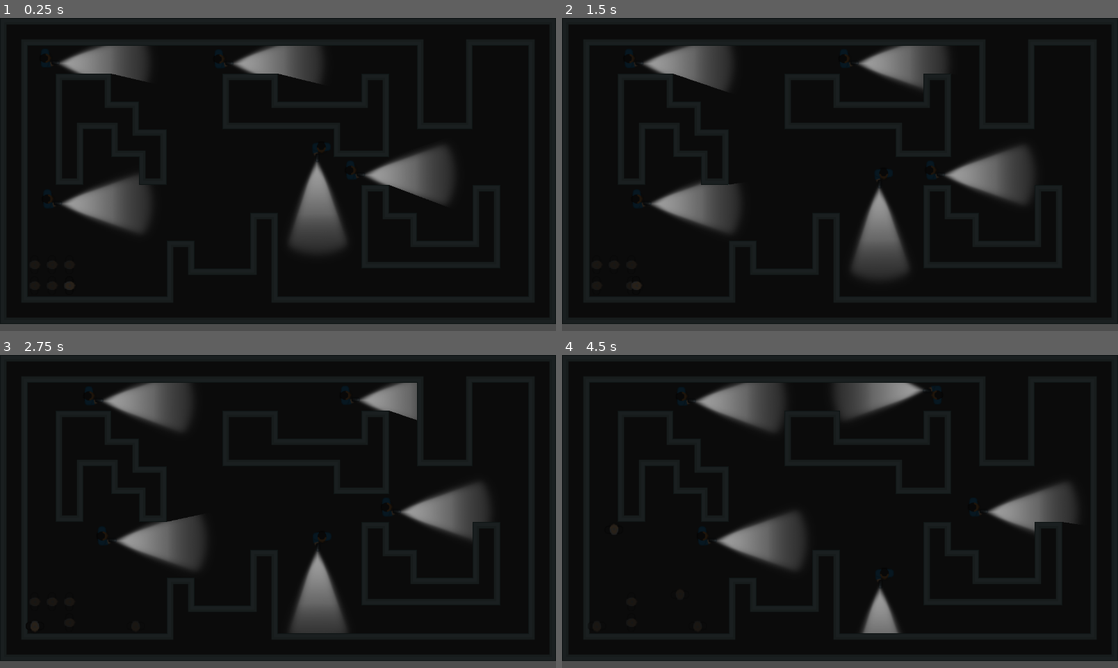
Above: before the commit, frames 1-4 (two rows, left to right).
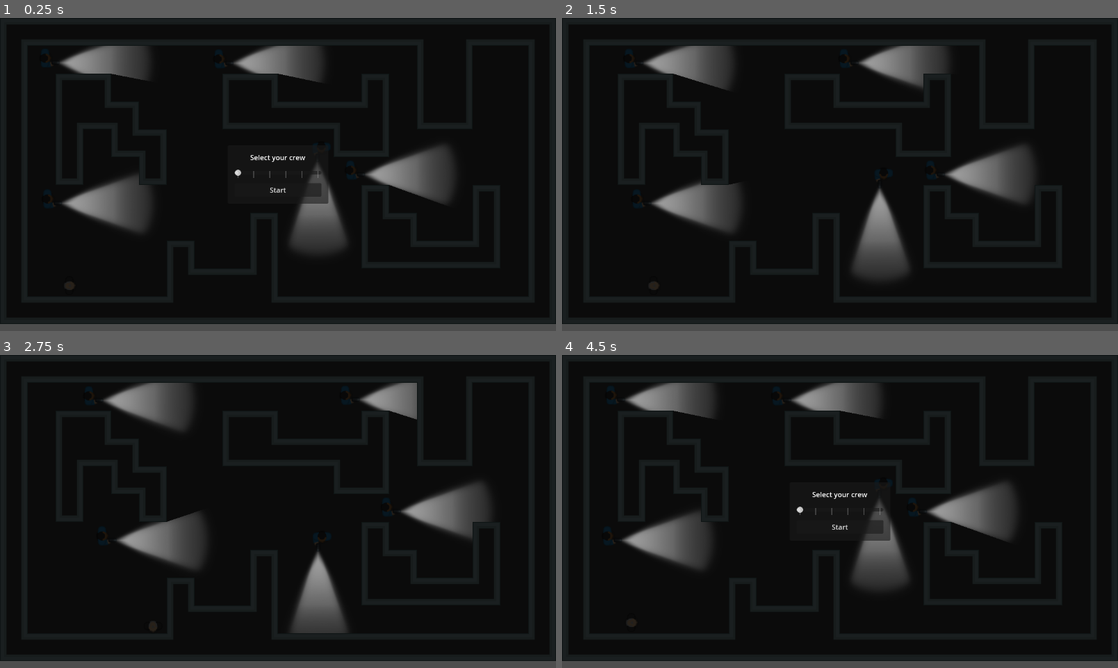
Above: after the commit, the same moments.

Repository: stesim/stammheim
Game: Godot game, scene res://sandbox.tscn
The game is run twice, just before and just after one commit, with the same random seed, the same clock (stepped at 60 frames per second) and the same inputs.
Inputs (mouse positions are in pixels of both pictures, inside the frame that each line leads up to):
- Up to frame 1 (0.25 s): no input
- Up to frame 2 (1.5 s): click (840, 190) at 0.5 s, where only the run after the commit has a clickable "Start"; hold D (move_right) from 1.28 s (still down); hold Tab (switch_character) from 1.28 s (still down)
- Up to frame 3 (2.75 s): release D (move_right) at 2.03 s; release Tab (switch_character) at 2.03 s; hold S (move_down) from 2.03 s (still down); tap Tab (switch_character) at 2.1 s
- Up to frame 4 (4.5 s): release S (move_down) at 2.78 s; hold D (move_right) 2.78-3.53 s; hold Tab (switch_character) 2.78-3.53 s; hold W (move_up) 3.53-4.25 s; tap Tab (switch_character) at 3.6 s; click (840, 517) at 4.25 s, where only the run after the commit has a clickable "Restart"

The runs differ from the first frame. In frame 1, 0.7% of the frame differs, in the area x 11-79%, y 14-64%; in frame 2, 0.2%; in frame 3, 0.2%; in frame 4, 13%, in the area x 7-93%, y 8-89%.

Commit message:
added character selection panel at start

Diff:
--- a/game_state.gd
+++ b/game_state.gd
@@ -5,7 +5,18 @@
 signal level_completed()
 
 
+var _started := false
+
+
 @onready var _tree := get_tree()
+
+
+func start() -> void:
+	_started = true
+
+
+func is_started() -> bool:
+	return _started
 
 
 func restart() -> void:
--- a/guard.tscn
+++ b/guard.tscn
@@ -19,6 +19,7 @@
 region_rect = Rect2(263, 132, 50, 43)
 
 [node name="collision_shape" type="CollisionShape2D" parent="."]
+visible = false
 shape = SubResource("CapsuleShape2D_wosuh")
 
 [node name="view_area" type="Area2D" parent="."]
@@ -30,11 +31,12 @@
 polygon = PackedVector2Array(0, 0, 192, 64, 192, -64)
 
 [node name="light" type="PointLight2D" parent="."]
+position = Vector2(24, 10)
 scale = Vector2(1, 0.703125)
 energy = 2.0
 shadow_enabled = true
 texture = ExtResource("3_08y4a")
-offset = Vector2(150, 16)
+offset = Vector2(128, 0)
 texture_scale = 0.25
 
 [connection signal="body_entered" from="view_area" to="." method="_on_view_area_body_entered"]
--- a/prisoner.gd
+++ b/prisoner.gd
@@ -14,6 +14,9 @@
 
 
 func _physics_process(_delta : float) -> void:
+	if not GameState.is_started():
+		return
+
 	var direction := Input.get_vector(&"move_left", &"move_right", &"move_up", &"move_down")
 	velocity = speed * direction
 	if velocity:
--- a/prisoner.tscn
+++ b/prisoner.tscn
@@ -8,6 +8,8 @@
 
 [node name="prisoner" type="CharacterBody2D" groups=["prisoners"]]
 collision_layer = 2
+collision_mask = 3
+motion_mode = 1
 script = ExtResource("1_eoj10")
 
 [node name="sprite" type="Sprite2D" parent="."]
--- a/sandbox.gd
+++ b/sandbox.gd
@@ -3,12 +3,32 @@
 
 @onready var _game_over_panel := %game_over_panel
 @onready var _completion_panel := %completion_panel
+@onready var _character_selection_panel := %character_selection_panel
+@onready var _crew_selection_slider := %crew_selection_slider
 
 
 func _ready() -> void:
 	GameState.game_over.connect(func(): _game_over_panel.show())
 	GameState.level_completed.connect(func(): _completion_panel.show())
+	_on_crew_selection_slider_value_changed(_crew_selection_slider.value)
 
 
 func _on_restart_button_pressed() -> void:
 	GameState.restart()
+
+
+func _on_start_button_pressed() -> void:
+	var num_characters := int(_crew_selection_slider.value)
+	var prisoners := get_tree().get_nodes_in_group(&"prisoners")
+	for i in prisoners.size():
+		if i >= num_characters:
+			prisoners[i].queue_free()
+	_character_selection_panel.hide()
+	GameState.start()
+
+
+func _on_crew_selection_slider_value_changed(value : float) -> void:
+	var num_characters := int(value)
+	var prisoners := get_tree().get_nodes_in_group(&"prisoners")
+	for i in prisoners.size():
+		prisoners[i].visible = i < num_characters
--- a/sandbox.tscn
+++ b/sandbox.tscn
@@ -184,7 +184,7 @@
 
 [node name="Label" type="Label" parent="ui_layer/game_over_panel/MarginContainer/VBoxContainer"]
 layout_mode = 2
-text = "GAME OVER"
+text = "You have been detected!"
 
 [node name="restart_button" type="Button" parent="ui_layer/game_over_panel/MarginContainer/VBoxContainer"]
 layout_mode = 2
@@ -219,11 +219,58 @@
 
 [node name="Label" type="Label" parent="ui_layer/completion_panel/MarginContainer/VBoxContainer"]
 layout_mode = 2
-text = "LEVEL COMPLETED"
+text = "One step closer to freedom!"
 
 [node name="restart_button" type="Button" parent="ui_layer/completion_panel/MarginContainer/VBoxContainer"]
 layout_mode = 2
 text = "Restart"
+
+[node name="character_selection_panel" type="PanelContainer" parent="ui_layer"]
+unique_name_in_owner = true
+anchors_preset = 8
+anchor_left = 0.5
+anchor_top = 0.5
+anchor_right = 0.5
+anchor_bottom = 0.5
+offset_left = -20.0
+offset_top = -20.0
+offset_right = 20.0
+offset_bottom = 20.0
+grow_horizontal = 2
+grow_vertical = 2
+
+[node name="MarginContainer" type="MarginContainer" parent="ui_layer/character_selection_panel"]
+layout_mode = 2
+theme_override_constants/margin_left = 16
+theme_override_constants/margin_top = 16
+theme_override_constants/margin_right = 16
+theme_override_constants/margin_bottom = 16
+
+[node name="VBoxContainer" type="VBoxContainer" parent="ui_layer/character_selection_panel/MarginContainer"]
+layout_mode = 2
+theme_override_constants/separation = 16
+
+[node name="Label" type="Label" parent="ui_layer/character_selection_panel/MarginContainer/VBoxContainer"]
+layout_mode = 2
+text = "Select your crew"
+horizontal_alignment = 1
+
+[node name="crew_selection_slider" type="HSlider" parent="ui_layer/character_selection_panel/MarginContainer/VBoxContainer"]
+unique_name_in_owner = true
+custom_minimum_size = Vector2(200, 0)
+layout_mode = 2
+min_value = 1.0
+max_value = 6.0
+value = 1.0
+rounded = true
+tick_count = 6
+ticks_on_borders = true
+
+[node name="start_button" type="Button" parent="ui_layer/character_selection_panel/MarginContainer/VBoxContainer"]
+layout_mode = 2
+text = "Start"
 
 [connection signal="pressed" from="ui_layer/game_over_panel/MarginContainer/VBoxContainer/restart_button" to="." method="_on_restart_button_pressed"]
 [connection signal="pressed" from="ui_layer/completion_panel/MarginContainer/VBoxContainer/restart_button" to="." method="_on_restart_button_pressed"]
+[connection signal="value_changed" from="ui_layer/character_selection_panel/MarginContainer/VBoxContainer/crew_selection_slider" to="." method="_on_crew_selection_slider_value_changed"]
+[connection signal="pressed" from="ui_layer/character_selection_panel/MarginContainer/VBoxContainer/start_button" to="." method="_on_start_button_pressed"]
